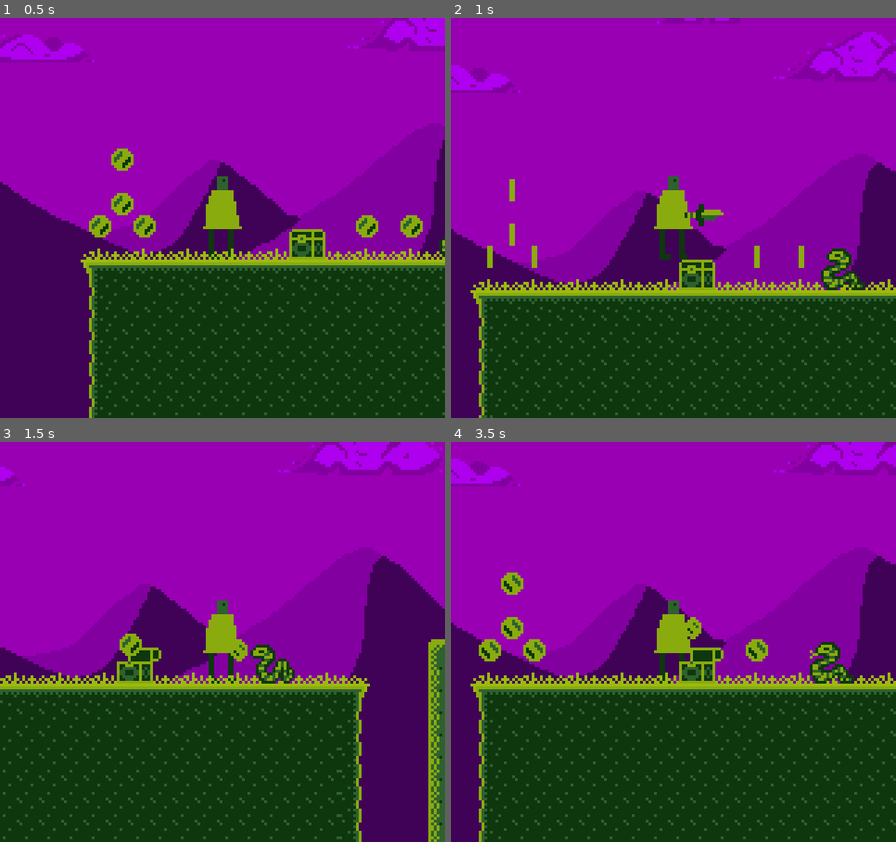
Above: before the commit, frames 1-4 (two rows, left to right).
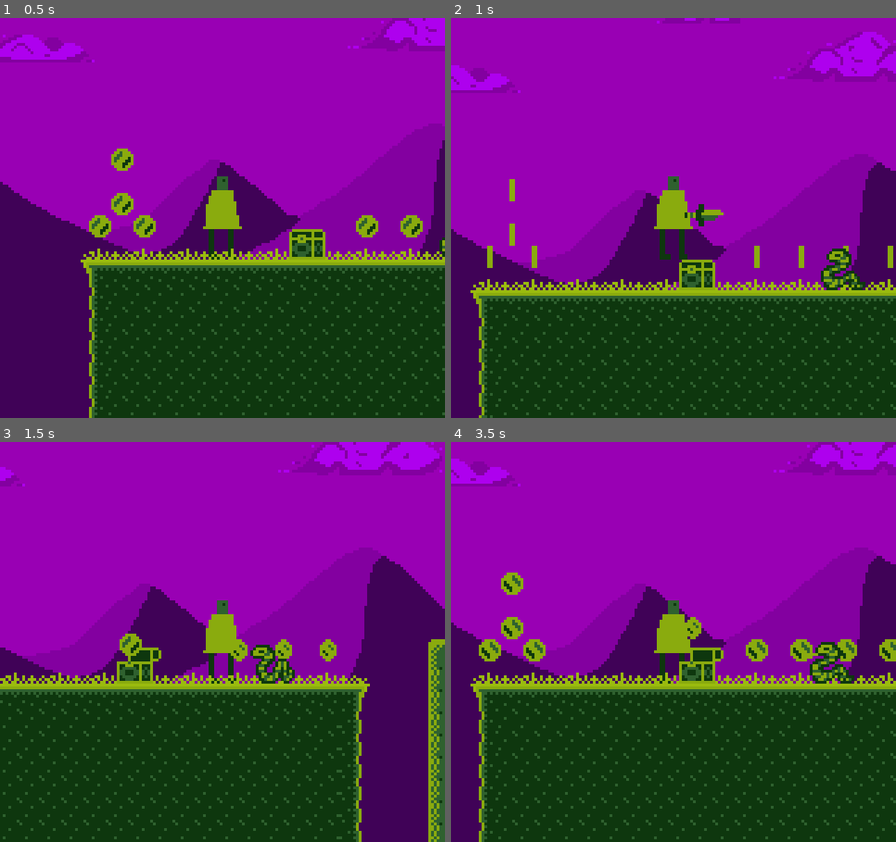
Above: after the commit, the same moments.

Repository: gutino/gamedev_studies
Game: Godot game, scene res://Assets/Levels/Level1/Level1.tscn
The game is run twice, just before and just after one commit, with the same random seed, the same clock (stepped at 60 frames per second) and the same inputs.
Inputs:
- Up to frame 1 (0.5 s): no input
- Up to frame 2 (1 s): hold Right (ui_right) from 0.53 s (still down); tap Z (attack) at 0.6 s; tap Space (ui_accept) at 0.77 s
- Up to frame 3 (1.5 s): keep holding Right (ui_right); tap Shift (sprint) at 1.35 s
- Up to frame 4 (3.5 s): tap Space (ui_accept) at 1.52, 3.02 s; release Right (ui_right) at 2.03 s; hold Left (ui_left) 2.03-2.78 s; tap Z (attack) at 2.1 s; hold Right (ui_right) from 2.78 s (still down); tap Shift (sprint) at 2.85 s

Frame 1 is identical in both runs. In frame 2, less than 0.1% of the frame differs, in the area x 88-100%, y 56-63%; in frame 3, 0.3%; in frame 4, 0.6%, in the area x 76-100%, y 49-55%.

Commit message:
Fixed collision layers and masks

Diff:
--- a/TMB_1/Assets/Actors/Characters/OurGuy/OurGuy.tscn
+++ b/TMB_1/Assets/Actors/Characters/OurGuy/OurGuy.tscn
@@ -86,7 +86,7 @@
 extents = Vector2( 5.04, 14.9329 )
 
 [node name="OurGuy" type="KinematicBody2D"]
-collision_mask = 0
+collision_mask = 14
 script = SubResource( 1 )
 
 [node name="StateMachine" type="Node" parent="."]
--- a/TMB_1/Assets/Actors/Characters/OurSnek/OurSnek.tscn
+++ b/TMB_1/Assets/Actors/Characters/OurSnek/OurSnek.tscn
@@ -48,6 +48,8 @@
 }
 
 [node name="OurSnek" type="KinematicBody2D"]
+collision_layer = 8
+collision_mask = 3
 script = ExtResource( 1 )
 
 [node name="AnimatedSprite" type="AnimatedSprite" parent="."]
--- a/TMB_1/Assets/Levels/Level1/Level1.tscn
+++ b/TMB_1/Assets/Levels/Level1/Level1.tscn
@@ -57,7 +57,7 @@
 tile_set = ExtResource( 3 )
 cell_size = Vector2( 8, 8 )
 collision_layer = 2
-collision_mask = 2147483653
+collision_mask = 2147483648
 format = 1
 tile_data = PoolIntArray( 720934, 0, 4, 720935, 0, 5, 720936, 0, 5, 720937, 0, 5, 720938, 0, 5, 720939, 0, 5, 720940, 0 …(9016 unchanged characters)…
 
